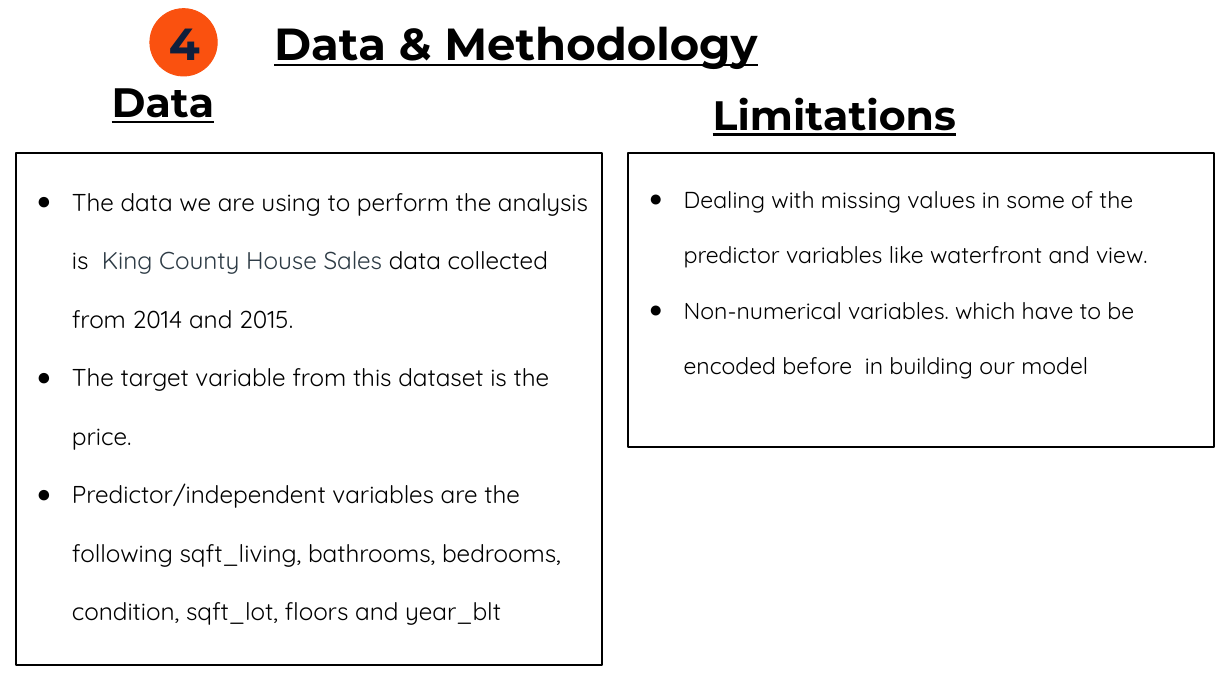
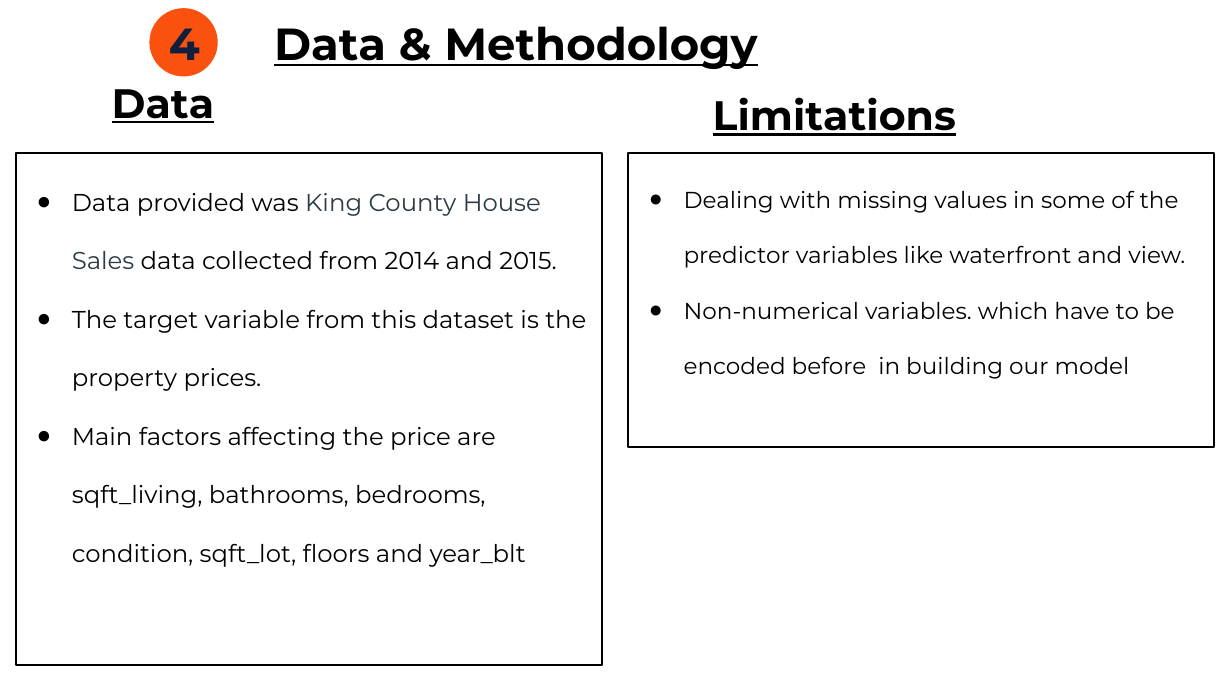
Before and after one commit to bryanmunene/phase_2_group_8_project, a slide deck: slide 6 of Final Group 8 Phase 2 Project_POWERPOINT_DSF PT6.pptx. Drawn at 1232x693 pixels with LibreOffice and Linux fonts; fonts in the diff are those of the drawing. Boxes give left, top, right and bottom in pixels: in the first picture for what was removed or moved away, otherwise in the second. Text is boxed around its words. In the diff, an @@ line names an element or a change of style, - is before the commit and + after.

```diff
--- a/Final Group 8 Phase 2 Project_POWERPOINT_DSF PT6.pptx
+++ b/Final Group 8 Phase 2 Project_POWERPOINT_DSF PT6.pptx
@@ text "Dealing with missing values in ..." at (628, 152, 1214, 446): font Quicksand to Montserrat @@
@@ text at (72, 193, 586, 567): text changed; font Quicksand to Montserrat @@
-● The data we are using to perform the analysis is King County House Sales data collected from 2014 and 2015.
-● The target variable from this dataset is the price.
-● Predictor/independent variables are the following sqft_living, bathrooms, bedrooms, condition, sqft_lot, floors and year_blt
+● Data provided was King County House Sales data collected from 2014 and 2015.
+● The target variable from this dataset is the property prices.
+● Main factors affecting the price are sqft_living, bathrooms, bedrooms, condition, sqft_lot, floors and year_blt
```
Also in this commit, not shown: 10 other slides changed, 5 slides added, 3 slides removed, 2 other files.
